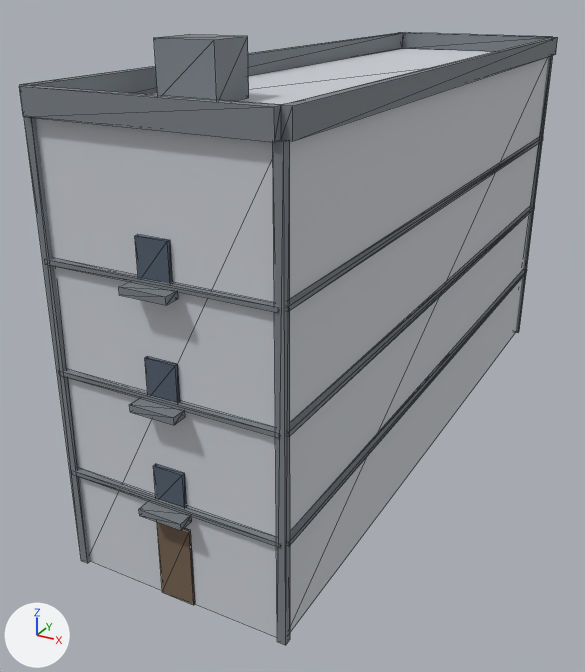
Renders of the glTF model public/buildings/lot_1x3.glb from each side of a commit.
The view is the same before and after, from a 50 mm lens placed at (14.3, -13.7, 15.3), pointed at (1.8, 9.0, 4.0). The lights are fixed; the arrows at lower left show +X, +Y and +Z. The older version comes first. Mesh edges are drawn as thin lines. Vertices at exactly the same position are counted once.

The first picture shows 'lot_1x3'.
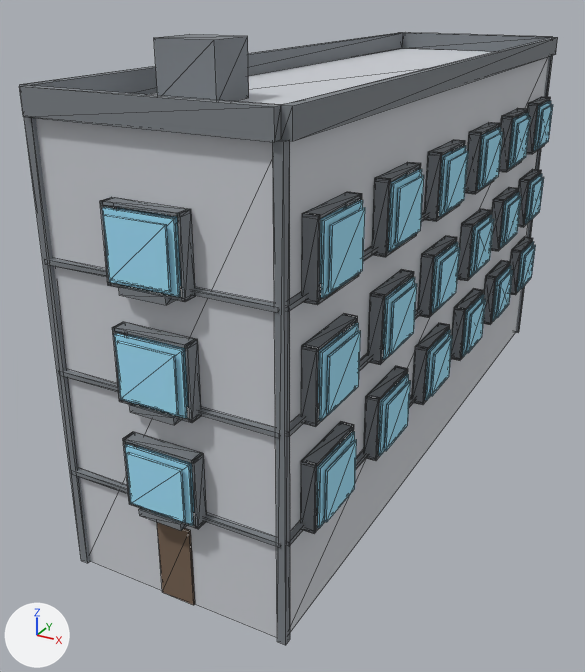
Diff of the bpy script that builds the scene:
```diff
--- a/public/buildings/lot_1x3.glb.py
+++ b/public/buildings/lot_1x3.glb.py
@@ mat_lot_1x3_glass @@
 mat_lot_1x3_glass = principled_material('lot_1x3_glass')
-mat_lot_1x3_glass.base_color = (0.08, 0.11, 0.15)  # greyish blue #505d6c
+mat_lot_1x3_glass.base_color = (0.35, 0.75, 0.95)  # cyan #a0e1f9
 mat_lot_1x3_glass.roughness = 0.85
@@ me_lot_1x3 @@
 # used by ob_lot_1x3; location = (0.0, 0.0, 0.0)
-me_lot_1x3.from_pydata(...)  # 220 vertices, 348 faces; spans x -0.2..6.8, y -0.6..22.8, z 0.0..14.0
+me_lot_1x3.from_pydata(...)  # 2548 vertices, 3840 faces; spans x -0.6..7.1, y -0.6..23.1, z 0.0..14.0
+# me_lot_1x3 part 1: a new loose piece, a box spanning x 2.19..4.31, y -0.42..-0.04, z 4.8..4.88, in mat_lot_1x3_trim (grey #7c8186)
+# me_lot_1x3 part 2: a new loose piece, a box spanning x 2.19..4.31, y -0.42..-0.04, z 2.92..3.0, in mat_lot_1x3_trim (grey #7c8186)
+# me_lot_1x3 part 3: a new loose piece, a box spanning x 2.17..2.25, y -0.42..-0.04, z 2.92..4.88, in mat_lot_1x3_trim (grey #7c8186)
+# me_lot_1x3 part 4: a new loose piece, a box spanning x 4.25..4.33, y -0.42..-0.04, z 2.92..4.88, in mat_lot_1x3_trim (grey #7c8186)
+# me_lot_1x3 part 5: a new loose piece, a box spanning x 6.54..6.92, y 0.815..2.935, z 4.8..4.88, in mat_lot_1x3_trim (grey #7c8186)
+# me_lot_1x3 part 6: a new loose piece, a box spanning x 6.54..6.92, y 0.795..0.875, z 2.92..4.88, in mat_lot_1x3_trim (grey #7c8186)
+# me_lot_1x3 part 7: a new loose piece, a box spanning x 6.54..6.92, y 2.875..2.955, z 2.92..4.88, in mat_lot_1x3_trim (grey #7c8186)
+# me_lot_1x3 part 8: a new loose piece, a box spanning x 6.54..6.92, y 4.565..6.685, z 4.8..4.88, in mat_lot_1x3_trim (grey #7c8186)
+# me_lot_1x3 part 9: a new loose piece, a box spanning x 6.54..6.92, y 4.545..4.625, z 2.92..4.88, in mat_lot_1x3_trim (grey #7c8186)
+# me_lot_1x3 part 10: a new loose piece, a box spanning x 6.54..6.92, y 8.315..10.435, z 4.8..4.88, in mat_lot_1x3_trim (grey #7c8186)
+# me_lot_1x3 part 11: the loose piece of 8 vertices spanning x 2.8..3.7, y -0.1..0.0, z 9.0..10.1 is deleted
+# me_lot_1x3 part 12: the loose piece of 8 vertices spanning x 2.8..3.7, y -0.1..0.0, z 6.0..7.1 is deleted
+# me_lot_1x3 part 13: the loose piece of 8 vertices spanning x 2.8..3.7, y -0.1..0.0, z 3.0..4.1 is deleted
+# me_lot_1x3 part 14: 1200 vertices added at x 2.2..7.1, y -0.6..23.1, z 2.9..10.9
+# other edits to the shape of me_lot_1x3 do not show in these pictures
 me_lot_1x3.materials.append(mat_lot_1x3)
```

Location of each change, (x1, y1, x2, y2) in pixels of the pictures (585 x 672 px):
'lot_1x3', recoloured, reshaped: (19, 32, 558, 645) in both
part 1 of me_lot_1x3, added: after (124, 433, 203, 463)
part 2 of me_lot_1x3, added: after (130, 503, 198, 529)
part 3 of me_lot_1x3, added: after (123, 432, 136, 505)
part 4 of me_lot_1x3, added: after (192, 454, 207, 529)
part 5 of me_lot_1x3, added: after (303, 422, 354, 467)
part 6 of me_lot_1x3, added: after (301, 460, 317, 534)
part 7 of me_lot_1x3, added: after (340, 422, 354, 444)
part 8 of me_lot_1x3, added: after (368, 366, 408, 401)
part 9 of me_lot_1x3, added: after (364, 395, 380, 461)
part 10 of me_lot_1x3, added: after (416, 323, 450, 351)
part 11 of me_lot_1x3, deleted: before (135, 235, 173, 284)
part 12 of me_lot_1x3, deleted: before (145, 356, 180, 403)
part 13 of me_lot_1x3, deleted: before (153, 464, 187, 508)
part 14 of me_lot_1x3, added: after (100, 97, 553, 528)
